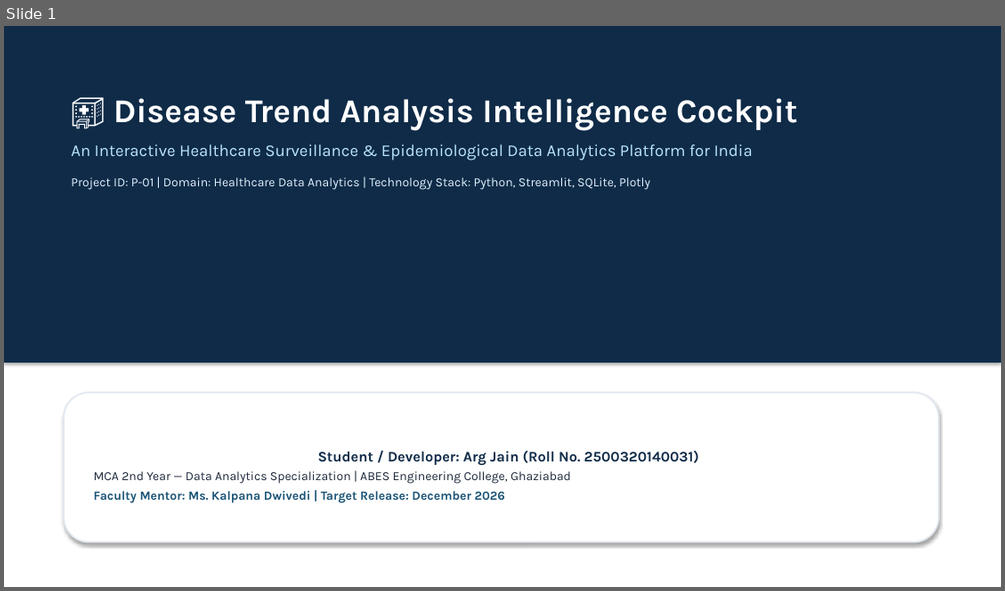
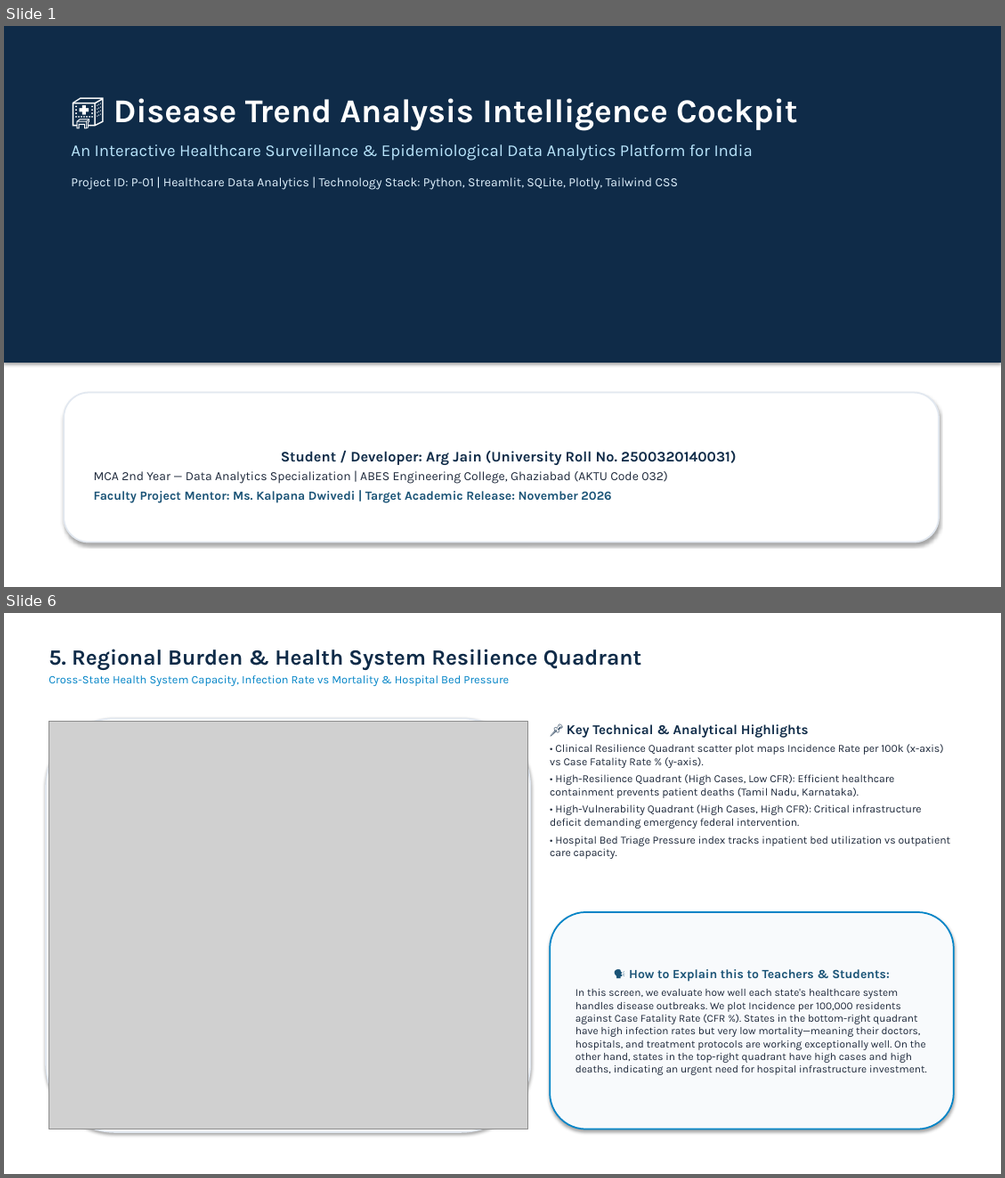
Before and after one commit to Argjain/2500320140031-disease-trend-analysis., a slide deck: docs/18_ArgJain_DiseaseTrendAnalysis_Presentation.pptx. Shown one above the other, each under a label of ours: slide 1 before the commit, slides 1 and 6 after it; the slides between them are not shown. The pictures are 1005x591 and 1005x1178 pixels, drawn with LibreOffice and Linux fonts; fonts in the diff are those of the drawing; grey boxes stand for pictures. Boxes give left, top, right and bottom in pixels: in the first picture for what was removed or moved away, otherwise in the second. Text is boxed around its words. In the diff, an @@ line names an element or a change of style, - is before the commit and + after.

Commit message:
docs: compile high-res project PowerPoint and convert all 18 project documents to certified PDFs

```diff
--- a/docs/18_ArgJain_DiseaseTrendAnalysis_Presentation.pptx
+++ b/docs/18_ArgJain_DiseaseTrendAnalysis_Presentation.pptx
@@ slide 6 added at (x1=4, y1=613, x2=1001, y2=1174), background #FFFFFF @@
@@ text added at (x1=48, y1=649, x2=641, y2=686), 11 pt, text #0284C7 @@
+5. Regional Burden & Health System Resilience Quadrant
+Cross-State Health System Capacity, Infection Rate vs Mortality & Hospital Bed Pressure
@@ rounded rectangle added at (x1=46, y1=718, x2=531, y2=1132), fill #FFFFFF, outline #E2E8F0 1.5 pt @@
@@ picture added at (x1=48, y1=722, x2=527, y2=1129) @@
@@ text added at (x1=550, y1=724, x2=951, y2=859), 10.5 pt, text #1E293B @@
+📌 Key Technical & Analytical Highlights
+• Clinical Resilience Quadrant scatter plot maps Incidence Rate per 100k (x-axis) vs Case Fatality Rate % (y-axis).
+• High-Resilience Quadrant (High Cases, Low CFR): Efficient healthcare containment prevents patient deaths (Tamil Nadu, Karnataka).
+• High-Vulnerability Quadrant (High Cases, High CFR): Critical infrastructure deficit demanding emergency federal intervention.
+• Hospital Bed Triage Pressure index tracks inpatient bed utilization vs outpatient care capacity.
@@ rounded rectangle added at (x1=550, y1=912, x2=954, y2=1129), fill #F8FAFC, outline #0284C7 1.5 pt, 10.2 pt, text #1E293B @@
+🗣️ How to Explain this to Teachers & Students:
+In this screen, we evaluate how well each state's healthcare system handles disease outbreaks. We plot Incidence per 100,000 residents against Case Fatality Rate (CFR %). States in the bottom-right quadrant have high infection rates but very low mortality—meaning their doctors, hospitals, and treatment protocols are working exceptionally well. On the other hand, states in the top-right quadrant have high cases and high deaths, indicating an urgent need for hospital infrastructure investment.
@@ slide 1 changed as well @@
@@ text at (x1=71, y1=177, x2=678, y2=190): text changed @@
-Project ID: P-01 | Domain: Healthcare Data Analytics | Technology Stack: Python, Streamlit, SQLite, Plotly
+Project ID: P-01 | Healthcare Data Analytics | Technology Stack: Python, Streamlit, SQLite, Plotly, Tailwind CSS
@@ text in rounded rectangle at (x1=94, y1=451, x2=736, y2=503): text changed @@
-Student / Developer: Arg Jain (Roll No. 2500320140031)
-MCA 2nd Year — Data Analytics Specialization | ABES Engineering College, Ghaziabad
-Faculty Mentor: Ms. Kalpana Dwivedi | Target Release: December 2026
+Student / Developer: Arg Jain (University Roll No. 2500320140031)
+MCA 2nd Year — Data Analytics Specialization | ABES Engineering College, Ghaziabad (AKTU Code 032)
+Faculty Project Mentor: Ms. Kalpana Dwivedi | Target Academic Release: November 2026
```
Also in this commit, not shown: 6 other slides changed, 6 other slides added, 2 slides removed, 25 other files.
